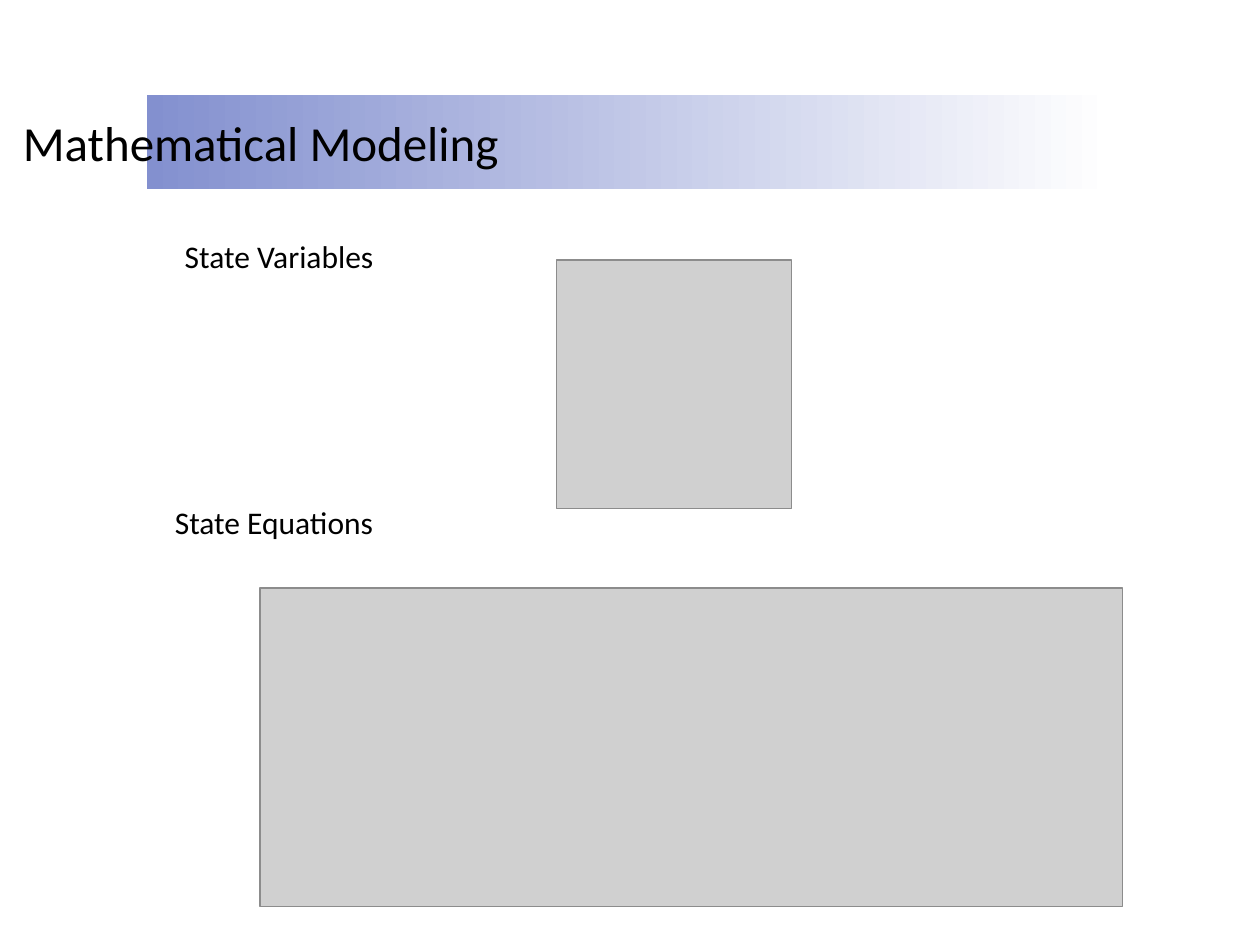
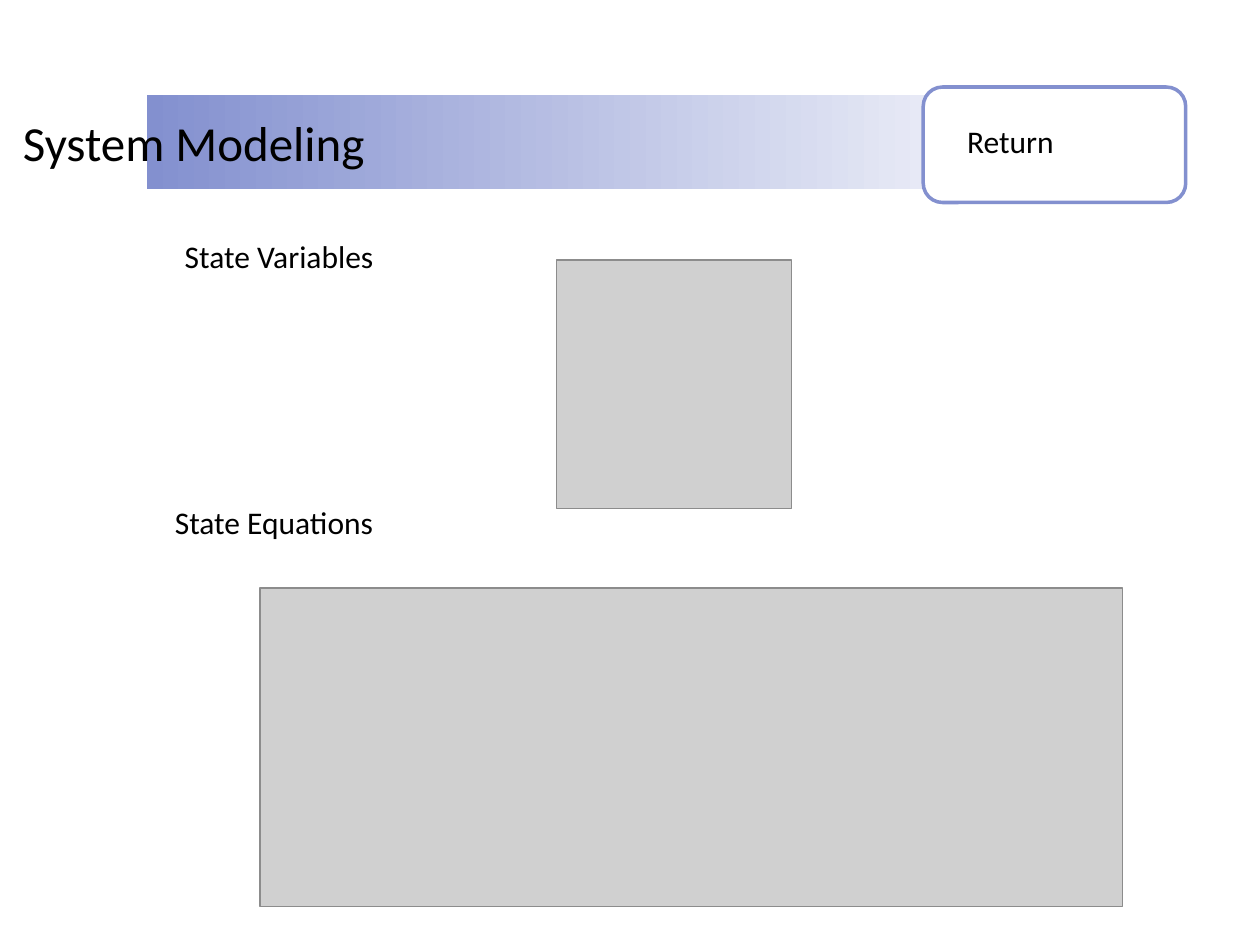
Before and after one commit to ruffsl/ROBO, a slide deck: slide 20 of Documentation/Design Reviews/Speech Notes/Presentations/Final Presentation.pptx (slide 19 before the commit). Drawn at 1260x945 pixels with LibreOffice and Linux fonts; fonts in the diff are those of the drawing; grey boxes stand for pictures; background and template pictures are left out. Boxes give left, top, right and bottom in pixels: in the first picture for what was removed or moved away, otherwise in the second. Text is boxed around its words. In the diff, an @@ line names an element or a change of style, - is before the commit and + after.

Commit message:
updated presentation

```diff
--- a/Documentation/Design Reviews/Speech Notes/Presentations/Final Presentation.pptx
+++ b/Documentation/Design Reviews/Speech Notes/Presentations/Final Presentation.pptx
@@ rounded rectangle added at (924, 87, 1186, 203), fill #FFFFFF, outline #8390CF 2 pt @@
@@ text at (23, 121, 364, 173): text changed @@
-Mathematical Modeling
+System Modeling
@@ text added at (967, 132, 1054, 154), 18 pt, text #000000 @@
+Return
```
Also in this commit, not shown: 14 other slides changed, 2 slides added, 2 slides removed.
